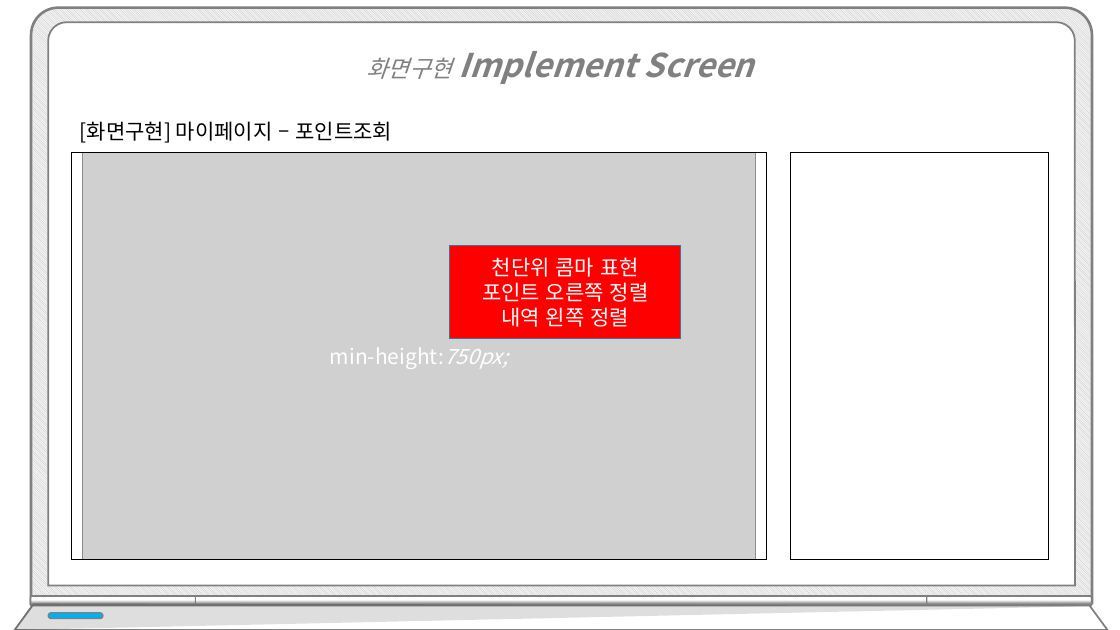
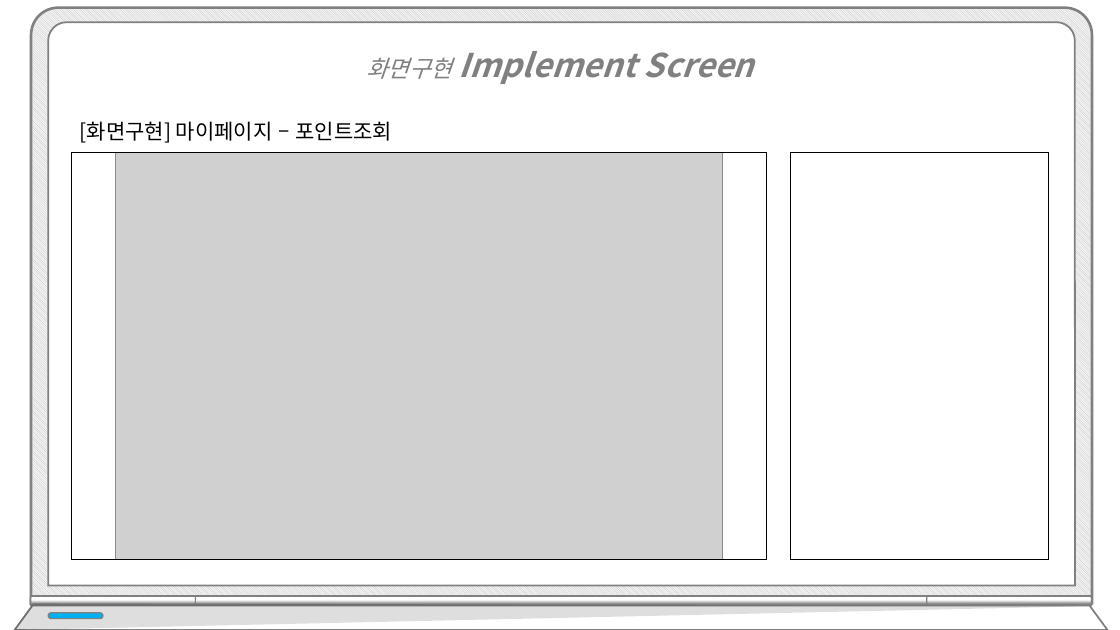
Before and after one commit to hhsw07/ezen-academy-projects, a slide deck: slide 101 of WebContent/발표/4차/프로젝트5_4차.pptx. Drawn at 1120x630 pixels with LibreOffice and Linux fonts; fonts in the diff are those of the drawing; grey boxes stand for pictures. Boxes give left, top, right and bottom in pixels: in the first picture for what was removed or moved away, otherwise in the second. Text is boxed around its words. In the diff, an @@ line names an element or a change of style, - is before the commit and + after.

```diff
--- a/WebContent/발표/4차/프로젝트5_4차.pptx
+++ b/WebContent/발표/4차/프로젝트5_4차.pptx
@@ picture: place and size @@
-picture at [83,153,756,560]
+picture at [116,153,723,560]
@@ rectangle removed at [450,245,681,339] @@
-천단위 콤마 표현
-포인트 오른쪽 정렬
-내역 왼쪽 정렬
@@ text in rectangle at [330,348,508,369]: text removed @@
-min-height:750px;
```
